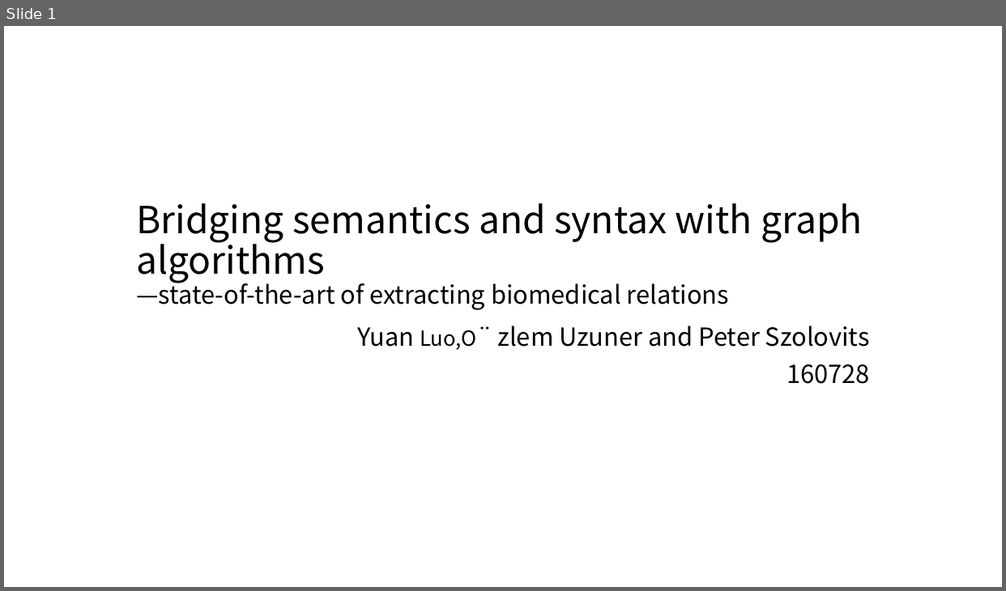
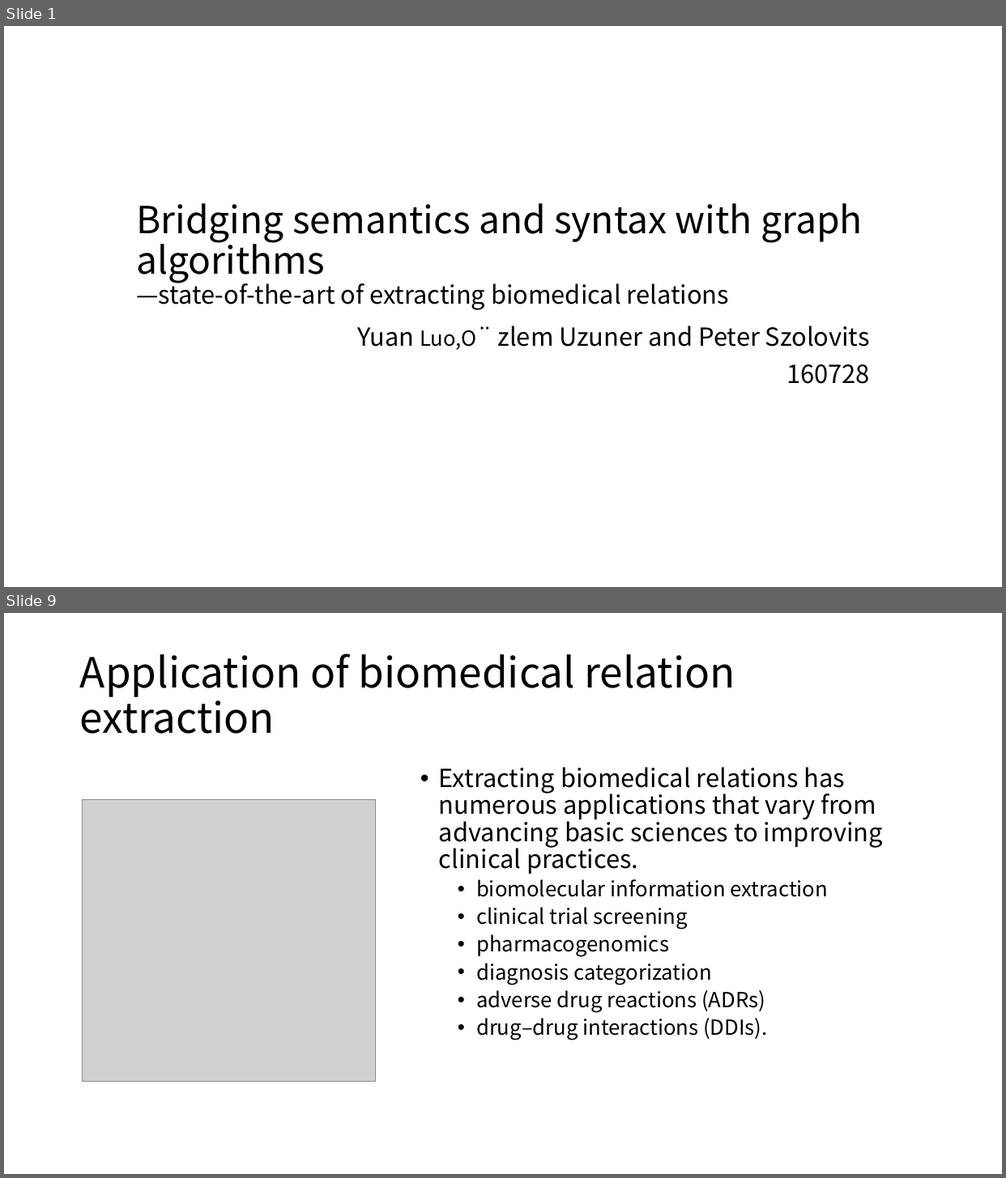
Before and after one commit to moklise/TIL, a slide deck: Review/Brief Bioinform_2016_Luo_Bridging semantics and syntax with graph algorithm/Bridging semantics and syntax with graph.pptx. Shown one above the other, each under a label of ours: slide 1 before the commit, slides 1 and 9 after it; the slides between them are not shown. The pictures are 1006x591 and 1006x1178 pixels, drawn with LibreOffice and Linux fonts; fonts in the diff are those of the drawing; grey boxes stand for pictures; background and template pictures are left out. Boxes give left, top, right and bottom in pixels: in the first picture for what was removed or moved away, otherwise in the second. Text is boxed around its words. In the diff, an @@ line names an element or a change of style, - is before the commit and + after.

```diff
--- a/Review/Brief Bioinform_2016_Luo_Bridging semantics and syntax with graph algorithm/Bridging semantics and syntax with graph.pptx
+++ b/Review/Brief Bioinform_2016_Luo_Bridging semantics and syntax with graph algorithm/Bridging semantics and syntax with graph.pptx
@@ slide 9 added at box(4, 613, 1002, 1174), background #FFFFFF @@
@@ title added at box(80, 653, 735, 734), 40 pt, text #000000 @@
+Application of biomedical relation extraction
@@ text added at box(439, 767, 883, 1041), 20 pt, text #000000 @@
+• Extracting biomedical relations has numerous applications that vary from advancing basic sciences to improving clinical practices.
+  • biomolecular information extraction
+  • clinical trial screening
+  • pharmacogenomics
+  • diagnosis categorization
+  • adverse drug reactions (ADRs)
+  • drug–drug interactions (DDIs).
@@ picture added at box(82, 799, 374, 1082) @@
```
Also in this commit, not shown: 15 other slides added, 1 slide removed, 2 other files.
